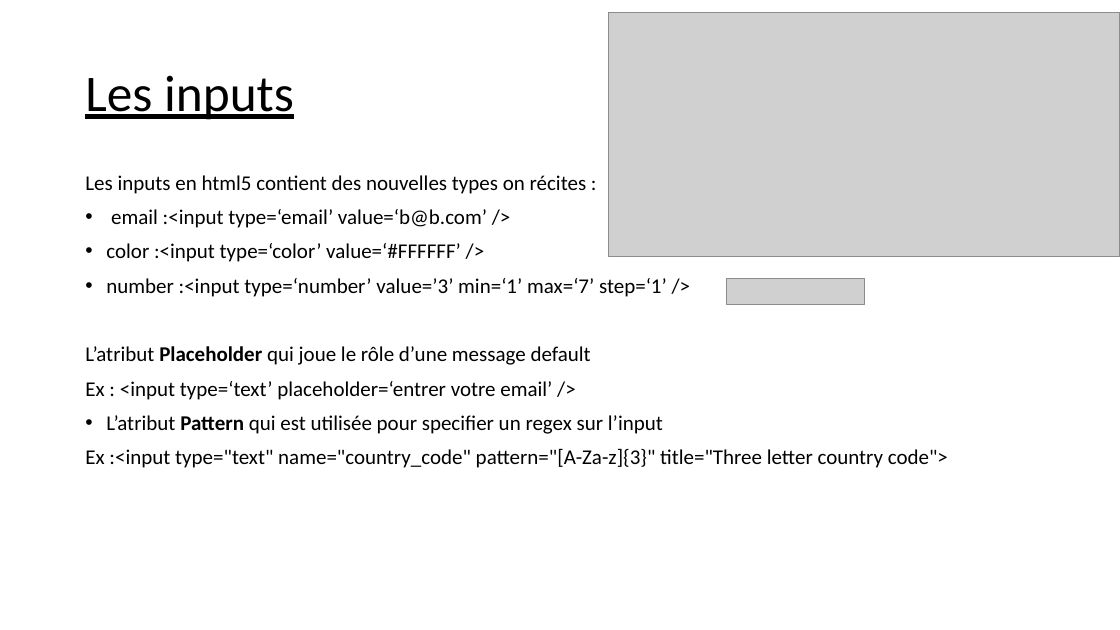
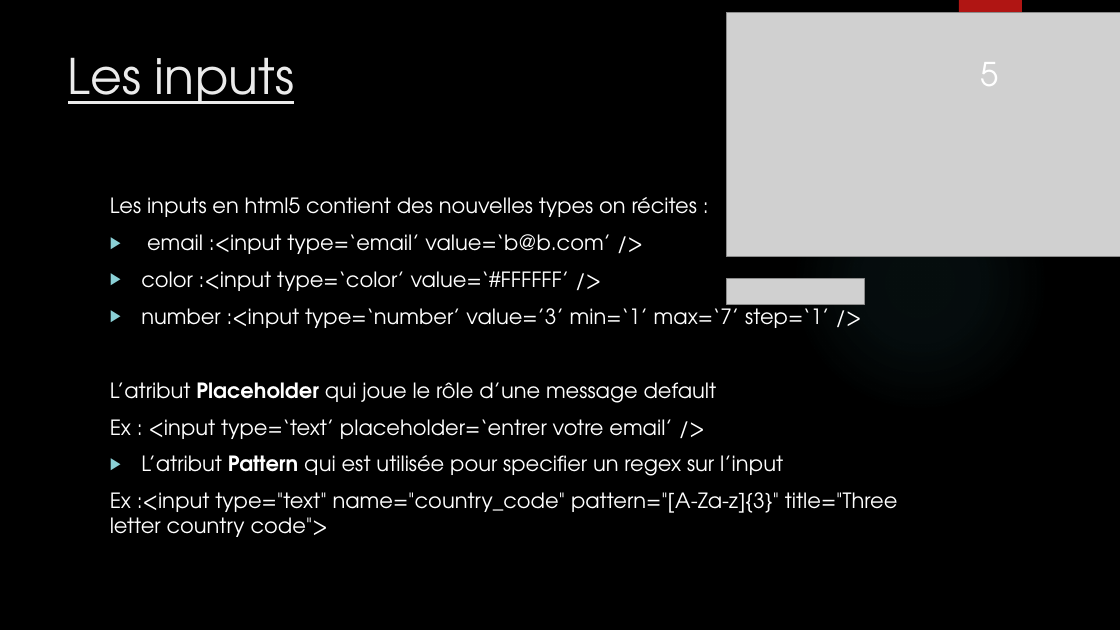
Before and after one commit to balamddine/NewHtml5, a slide deck: slide 5 of Presentation Du HTML5 .pptx. Drawn at 1120x630 pixels with LibreOffice and Linux fonts; fonts in the diff are those of the drawing; grey boxes stand for pictures; background and template pictures are left out. Boxes give left, top, right and bottom in pixels: in the first picture for what was removed or moved away, otherwise in the second. Text is boxed around its words. In the diff, an @@ line names an element or a change of style, - is before the commit and + after.

```diff
--- a/Presentation Du HTML5 .pptx
+++ b/Presentation Du HTML5 .pptx
@@ background #FFFFFF to picture (left out) @@
@@ picture: place and size @@
-picture at [608,13,1120,257]
+picture at [727,13,1120,257]
@@ rectangle added at [959,0,1022,105], fill #B01513 @@
@@ title "Les inputs": place and size @@
-title "Les inputs" at [85,75,294,120]
+title "Les inputs" at [68,57,294,104]
@@ title "Les inputs" at [68,57,294,104]: size 44 to 42 pt, font Calibri to TeX Gyre Adventor, text colour #000000 to #EBEBEB; line spacing 0.9 to 1; vertical alignment middle to top @@
@@ page number added at [980,62,998,86], 28 pt, text #FFFFFF @@
+5
@@ ellipse added at [791,154,1049,413], fill gradient #50B9C1 @@
@@ text "Les inputs en html5 contient ...": place and size @@
-text "Les inputs en html5 contient ..." at [85,175,948,468]
+text "Les inputs en html5 contient ..." at [110,197,898,537]
@@ text "Les inputs en html5 contient ..." at [110,197,898,537]: font Calibri to TeX Gyre Adventor, text colour #000000 to #FFFFFF; line spacing 0.9 to 1; bullet • to ▶ @@
```
Also in this commit, not shown: 13 other slides changed, 2 other files.
